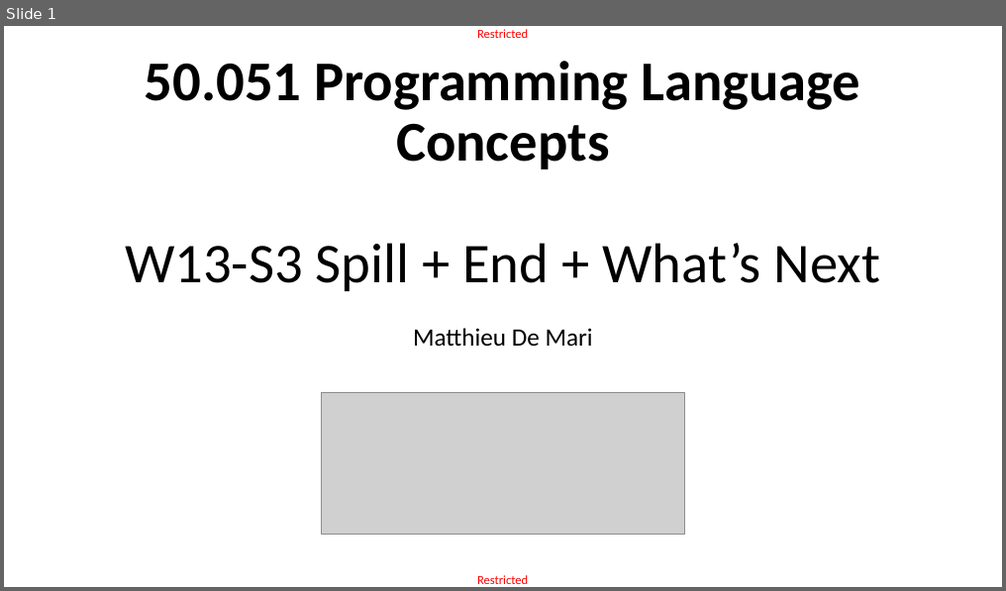
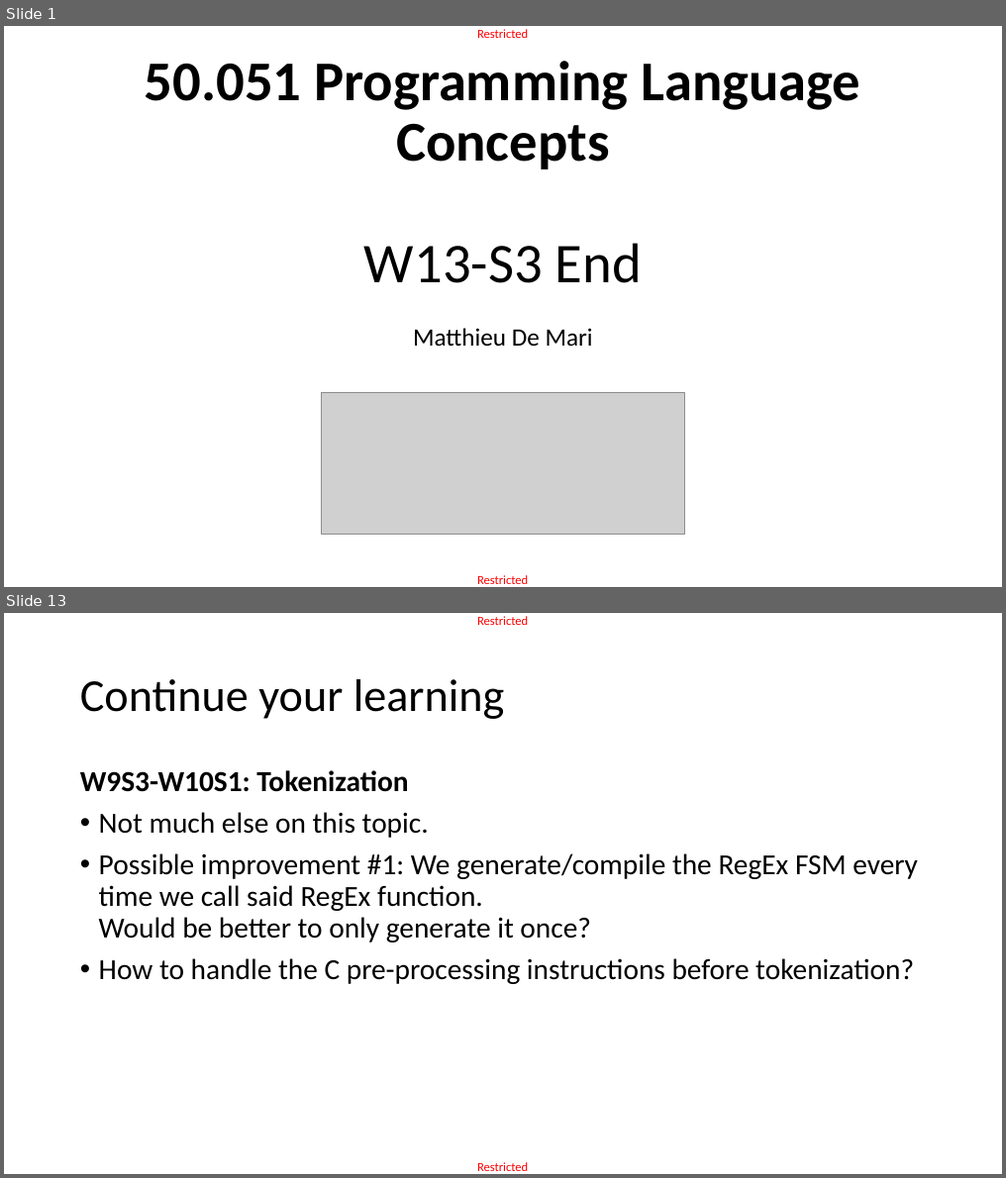
Before and after one commit to matthieudemari/SUTD_PLC_50_051, a slide deck: W13/W13S3/W13S3.pptx. Shown one above the other, each under a label of ours: slide 1 before the commit, slides 1 and 13 after it; the slides between them are not shown. The pictures are 1006x591 and 1006x1178 pixels, drawn with LibreOffice and Linux fonts; fonts in the diff are those of the drawing; grey boxes stand for pictures. Boxes give left, top, right and bottom in pixels: in the first picture for what was removed or moved away, otherwise in the second. Text is boxed around its words. In the diff, an @@ line names an element or a change of style, - is before the commit and + after.

```diff
--- a/W13/W13S3/W13S3.pptx
+++ b/W13/W13S3/W13S3.pptx
@@ slide 13 added at (4,613,1002,1174), background #FFFFFF; not listed: 2 template elements that a slide beside it also shows @@
@@ title added at (80,679,505,719), 44 pt, text #000000 @@
+Continue your learning
@@ text added at (80,770,918,984), 28 pt, text #000000 @@
+W9S3-W10S1: Tokenization
+• Not much else on this topic.
+• Possible improvement #1: We generate/compile the RegEx FSM every time we call said RegEx function.
+  Would be better to only generate it once?
+• How to handle the C pre-processing instructions before tokenization?
@@ slide 1 changed as well @@
@@ title at (145,61,860,283): text changed @@
-50.051 Programming Language Concepts
-W13-S3 Spill + End + What’s Next
+50.051 Programming Language Concepts
+W13-S3 End
```
Also in this commit, not shown: 24 other slides added, 54 other files.
